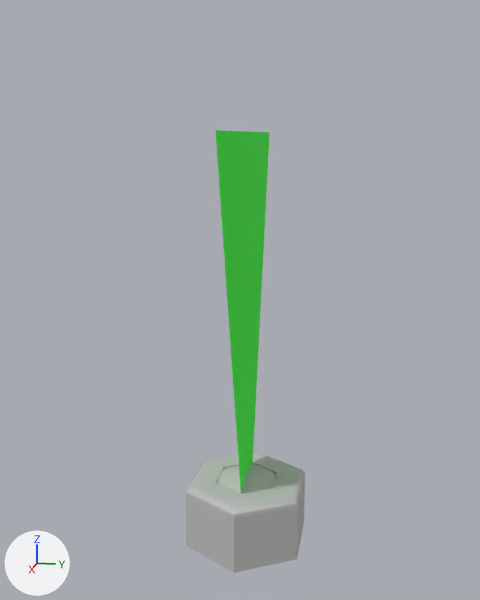
One commit to the FBX model Battalitron/Assets/Props/hologram_projector/hologram_projector.fbx: the scene before it, then after it.
Both versions are drawn from a camera (50 mm lens) standing at (0.0934, 0.0176, 0.062) and looking at (-0.0002, -0.0012, 0.0386). Every picture has the same lights, and +X, +Y and +Z are marked at lower left. Where no turn or scale is listed for an object, it has been applied to the vertices.

The first picture shows 'base1', 'lens', 'projection_rays'.
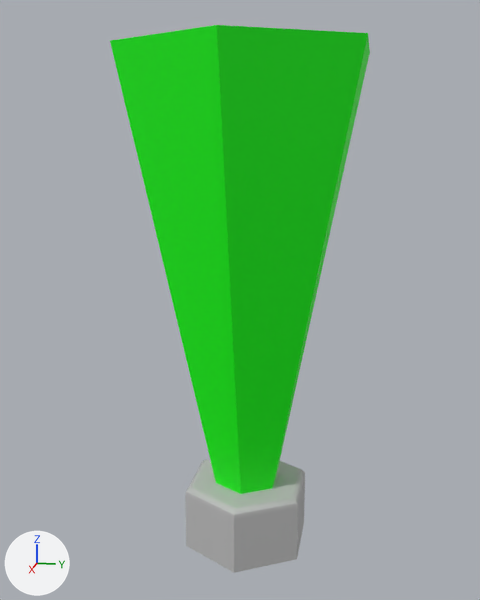
Location of each change, [x1, y1, x2, y2] in pixels of the pictures (480 x 600 px):
'projection_rays', reshaped, moved (366% wider, 29% taller)
    before: [215, 130, 270, 492]
    after: [110, 25, 370, 494]
'lens', deleted
    before: [217, 465, 276, 494]

The change, as a diff of the scene's bpy script:
```diff
--- a/Battalitron/Assets/Props/hologram_projector/hologram_projector.fbx.py
+++ b/Battalitron/Assets/Props/hologram_projector/hologram_projector.fbx.py
@@ me_mesh_003 @@
 me_mesh_003.from_pydata(...)  # 4 vertices, 1 face; spans x -0.0194..0.0194, y 0.0, z 0.0094..0.0627
 # used by ob_projection_rays; location = (0.0, 0.0, 0.0)
 # verts and faces of me_mesh_003; kept vertices keep their numbers, new ones are numbered from 4
 # before: 0 (-0.0048, 0.0, 0.0094), 1 (0.0048, 0.0, 0.0094), 2 (-0.0194, 0.0, 0.0627) at pixel (269, 132), 3 (0.0194, 0.0, 0.0627) at pixel (215, 130)
+# me_mesh_003 part 1
+delete_vertices([*range(0, 4)])  # with the faces that use them
+verts[4] = (-0.0025, 0.0044, 0.005)  # pixel (277, 472)
+verts[5] = (0.0025, 0.0044, 0.005)  # pixel (272, 488)
+verts[6] = (-0.0051, 0.0, 0.005)
+verts[7] = (-0.0025, -0.0044, 0.005)
+verts[8] = (0.0025, -0.0044, 0.005)  # pixel (215, 482)
+verts[9] = (0.0051, 0.0, 0.005)  # pixel (240, 493)
+verts[10] = (-0.0092, 0.016, 0.0687)  # pixel (369, 52)
+verts[11] = (0.0092, 0.016, 0.0687)  # pixel (368, 33)
+verts[12] = (-0.0184, 0.0, 0.0687)
+verts[13] = (-0.0092, -0.016, 0.0687)
+verts[14] = (0.0092, -0.016, 0.0687)  # pixel (109, 40)
+verts[15] = (0.0184, 0.0, 0.0687)  # pixel (216, 24)
+faces += [(4, 5, 11, 10), (4, 10, 12, 6), (6, 12, 13, 7), (7, 13, 14, 8), (8, 14, 15, 9), (5, 9, 15, 11)]
 me_mesh_003.materials.append(mat_projection_rays1)
@@ ob_projection_rays @@
 ob_projection_rays = bpy.data.objects.new('projection_rays', me_mesh_003)
-ob_projection_rays.location = (0.0, 0.0, 0.0)
+ob_projection_rays.location = (0.0, 0.0, 0.005)
@@ ob_lens @@
-ob_lens = bpy.data.objects.new('lens', me_mesh_002)
-ob_lens.location = (0.0, 0.0, 0.001)
```
